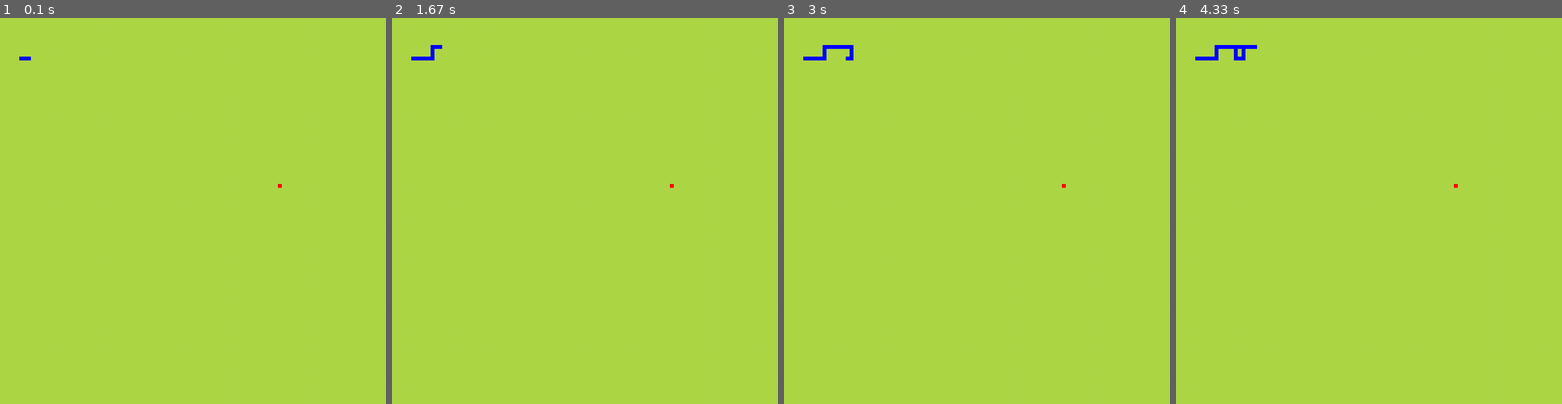
Above: before the commit, frames 1-4 (left to right).
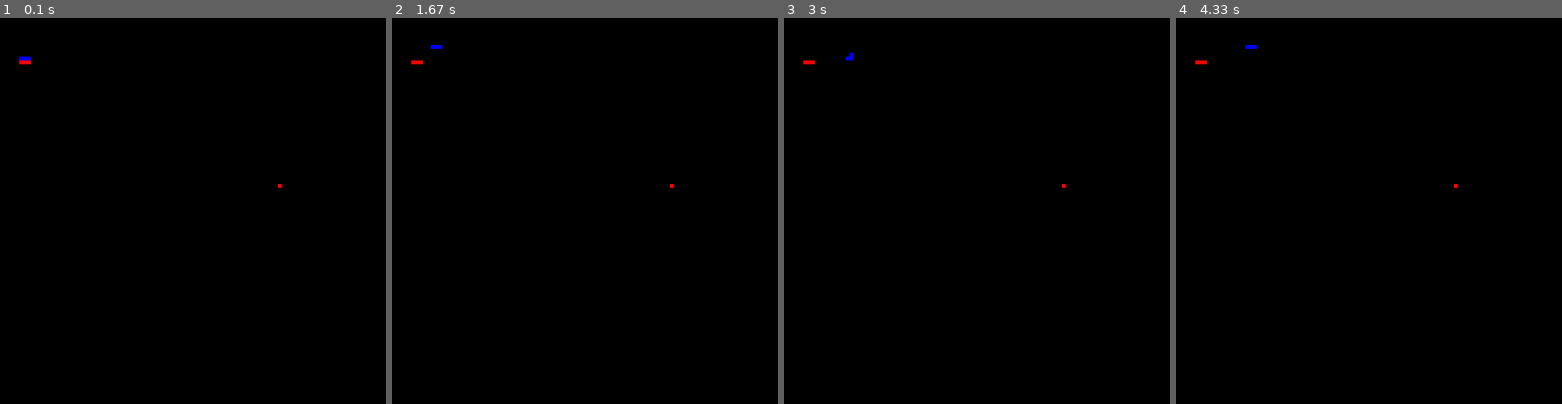
Above: after the commit, the same moments.

Repository: MadeWithCaneSugar/PygameProject
Game: pygame game, started from main.py
Two runs of this game, one before a commit and one after it. Both use one fixed random seed, a clock stepped at 60 frames per second and the inputs below.
Inputs:
- Up to frame 1 (0.1 s): no input
- Up to frame 2 (1.67 s): hold Right 0.33-0.8 s; hold Up 0.83-1.3 s; hold Right from 1.33 s (still down)
- Up to frame 3 (3 s): release Right at 1.8 s; hold Down 2.4-2.7 s; hold Left from 2.73 s (still down)
- Up to frame 4 (4.33 s): release Left at 3.13 s; hold Up 3.17-3.53 s; hold Right 3.57-4.2 s; hold Down from 4.23 s (still down)

The runs differ from the first frame. In frame 1, 100% of the frame differs, in the area x 0-100%, y 0-100%; in frame 2, 100%; in frame 3, 100%; in frame 4, 100%.

Commit message:
added some code for moving the AI. No algorithm, just moving in a straight line in the default direction every frame(non-functional as of this commit)

Diff:
--- a/components/computer.py
+++ b/components/computer.py
@@ -1,12 +1,30 @@
 import pygame, random, config
 from pygame.math import Vector2
+from components import player
 
 class COMPUTER:
     def __init__(self) -> None:
+        self.body = [Vector2(5, 11), Vector2(6, 11), Vector2(7, 11)]
+        self.direction = Vector2(1,0)
+
+    def draw_computer(self):
+        for block in self.body:
+            # creating a rectangle
+            y_pos = block.y * config.cell_size
+            x_pos = block.x * config.cell_size
+            block_rect = pygame.Rect(x_pos, y_pos, config.cell_size, config.cell_size)
+            # drawing a rectangle
+            pygame.draw.rect(config.screen, (255,0,0), block_rect)
+
+    def move(self):
+        body_copy = self.body[:-1]
+        # removing the -1 in the above line is the one thing between snake and Tron
+        body_copy.insert(0, body_copy[0] + self.direction)
+        self.body = body_copy[:]
+
+    def computer_target(self):
         pass
 
-    def draw_computer(self):
+    # code for colliding with walls and ribbons, your own or otherwise
+    def collision(self):
         pass
-
-    def move(self):
-        pass
--- a/components/player.py
+++ b/components/player.py
@@ -17,7 +17,7 @@
             pygame.draw.rect(config.screen, (0,0,255), block_rect)
 
     def move(self):
-        body_copy = self.body[:]
+        body_copy = self.body[:-1]
         # removing the -1 in the above line is the one thing between snake and Tron
         body_copy.insert(0, body_copy[0] + self.direction)
         self.body = body_copy[:]
--- a/main.py
+++ b/main.py
@@ -11,6 +11,7 @@
 # have to initialize this as a variable. Idk why, but it won't display properly if you don't
 point = point.POINT()
 player = player.PLAYER()
+computer = computer.COMPUTER()
 
 # updating the screen at a set time intervals in ms
 screen_update = pygame.USEREVENT
@@ -57,11 +58,12 @@
                     player.direction = Vector2(1, 0)
 
     # changing the background screen color
-    screen.fill((175,215,70))
+    screen.fill((0,0,0))
 
     # drawing the point using the variable I assigned outside of the loop
     point.draw_point()
     player.draw_player()
+    computer.draw_computer()
 
     # drawing elements
     pygame.display.update()
